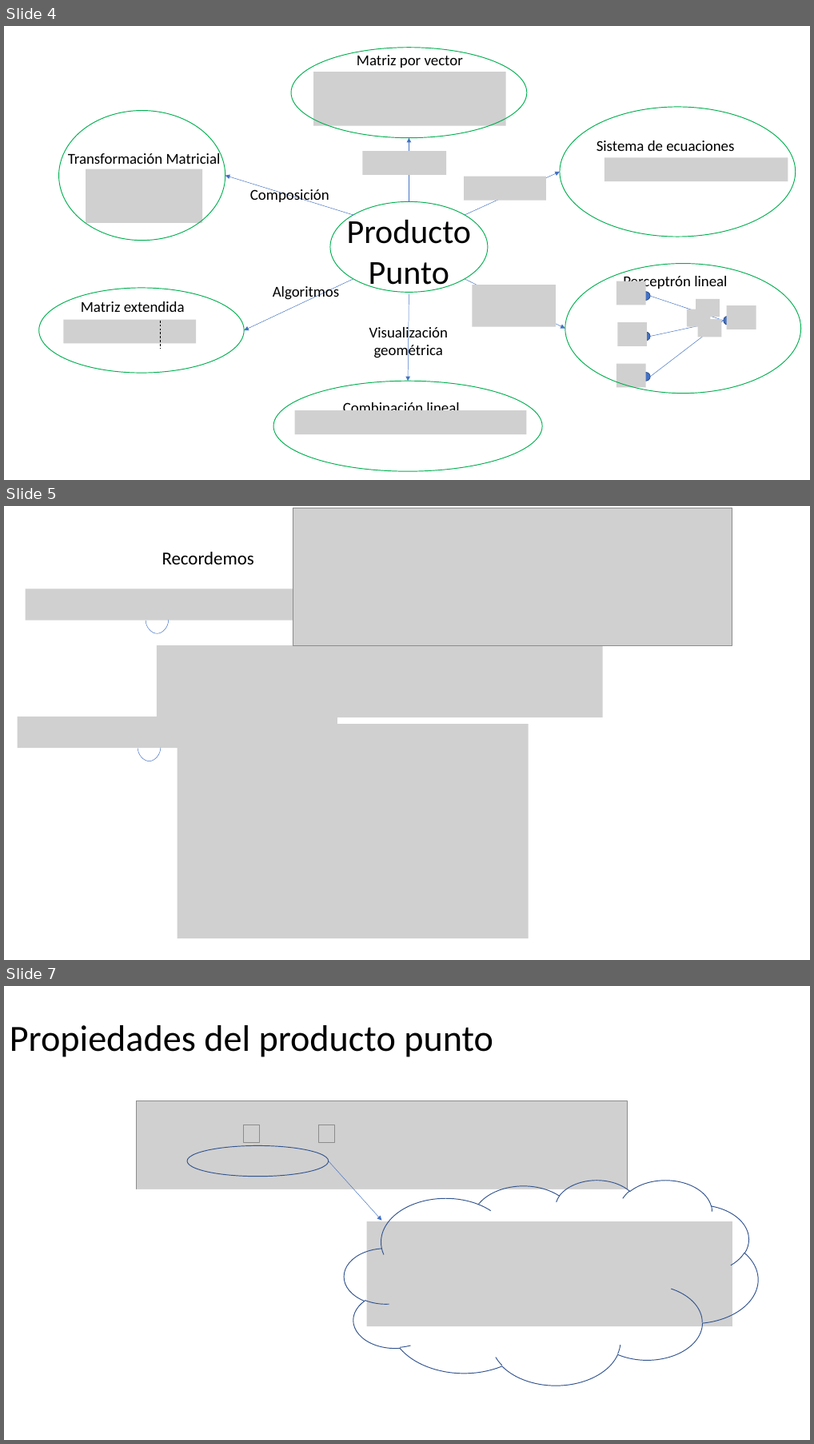
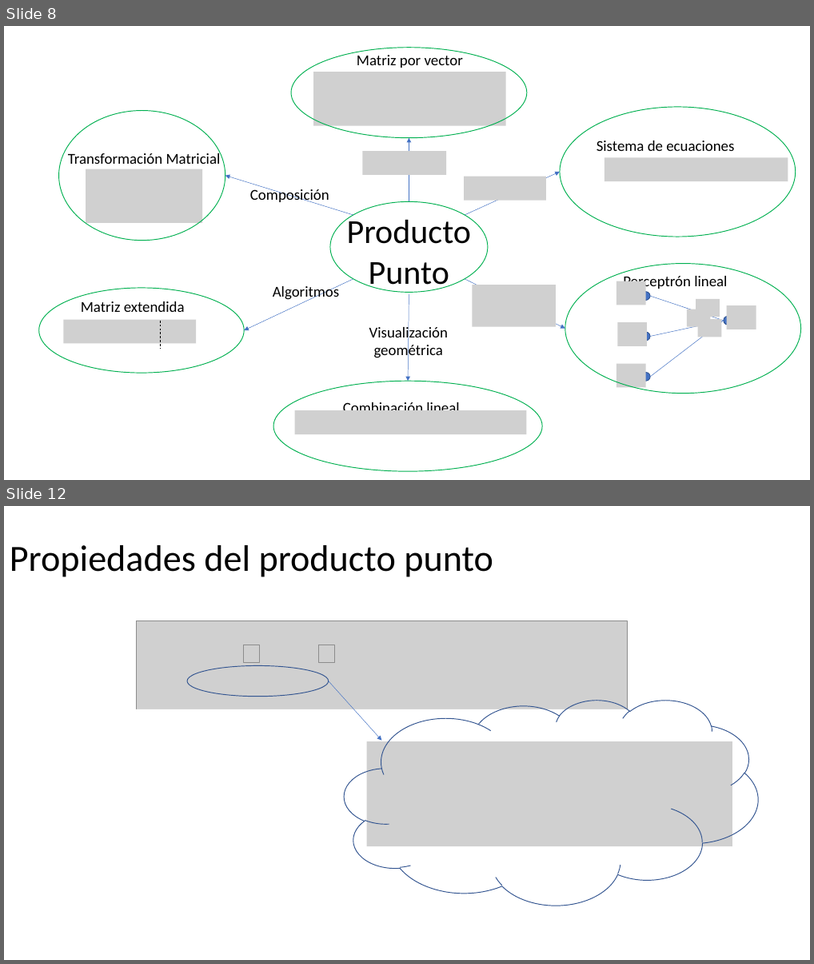
Before and after one commit to GerardoMunoz/PresentacionesAlgebraLineal, a slide deck: Prod_punto_coseno.pptx. Shown one above the other, each under a label of ours: slides 4, 5 and 7 before the commit, slides 8 and 12 after it; the slides between them are not shown. The pictures are 814x1444 and 814x964 pixels, drawn with LibreOffice and Linux fonts; fonts in the diff are those of the drawing; grey boxes stand for pictures; background and template pictures are left out. Boxes give left, top, right and bottom in pixels: in the first picture for what was removed or moved away, otherwise in the second. Text is boxed around its words. In the diff, an @@ line names an element or a change of style, - is before the commit and + after.

```diff
--- a/Prod_punto_coseno.pptx
+++ b/Prod_punto_coseno.pptx
@@ slide 5 removed at [4, 506, 810, 960], background #FFFFFF @@
@@ picture removed at [293, 508, 732, 645] @@
@@ text removed at [162, 552, 254, 564] @@
-Recordemos
@@ picture removed at [26, 589, 346, 620] @@
@@ curved line removed from (169, 620) to (146, 620) @@
@@ picture removed at [157, 645, 602, 717] @@
@@ picture removed at [17, 716, 337, 748] @@
@@ picture removed at [178, 724, 529, 938] @@
@@ curved line removed from (161, 748) to (138, 748) @@
@@ what was slide 4 is now slide 8 @@
@@ what was slide 7 is now slide 12 @@
```
Also in this commit, not shown: 3 slides changed, 28 slides added, 5 other slides removed.
